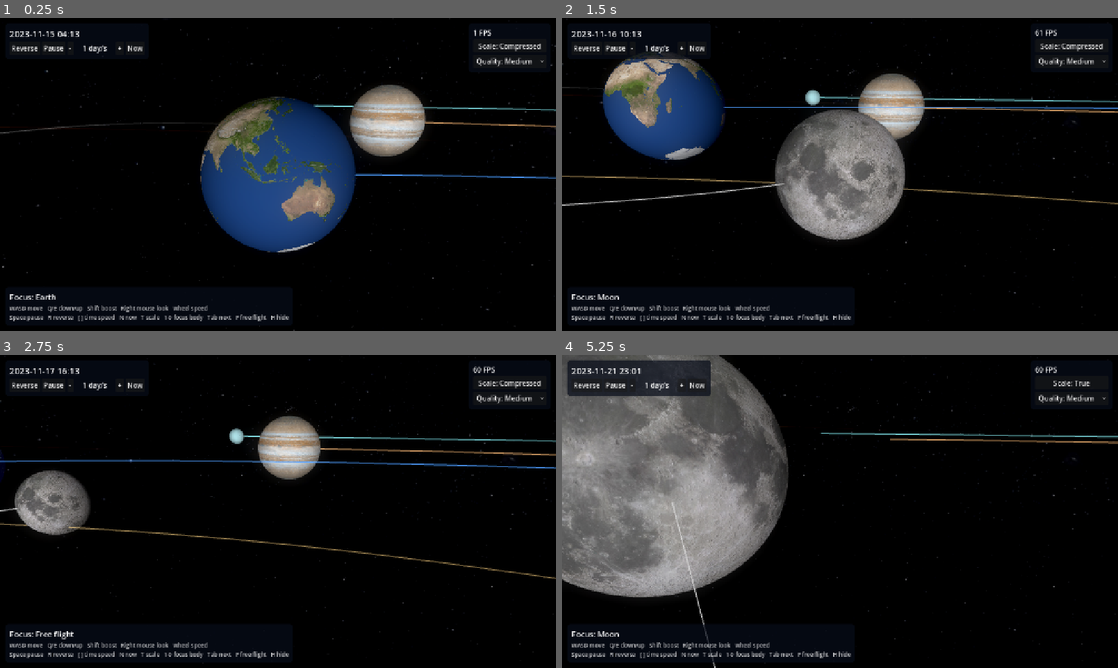
Above: before the commit, frames 1-4 (two rows, left to right).
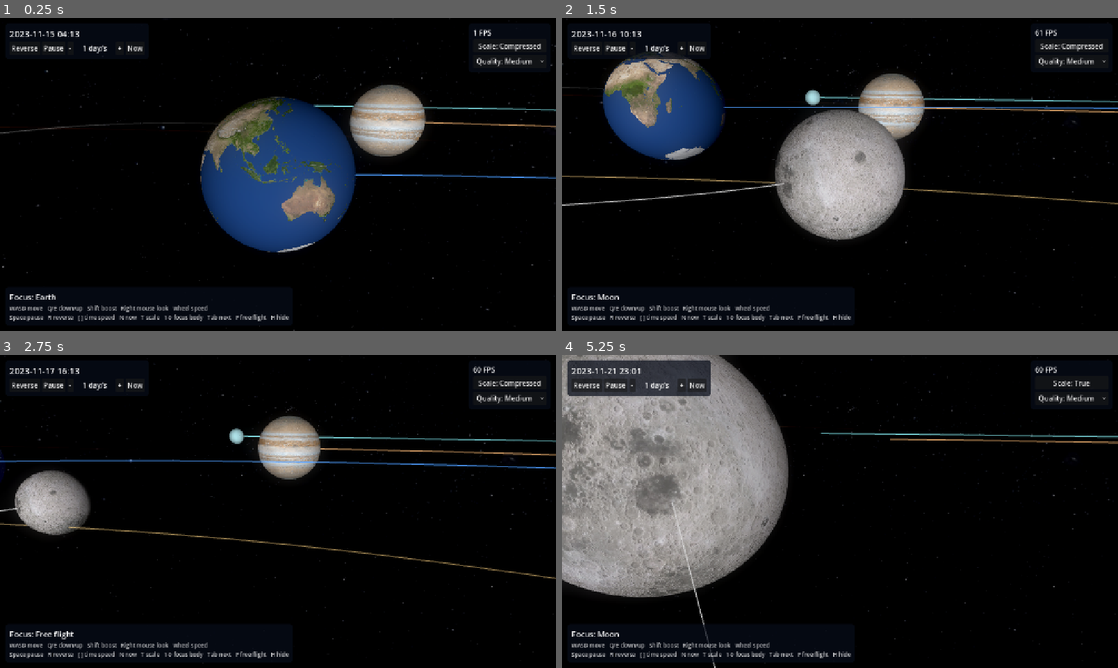
Above: after the commit, the same moments.

Repository: Ablebil/orrery
Game: Godot game, scene res://modes/explore/explore_mode.tscn
Two runs of this game, one before a commit and one after it. Both use one fixed random seed, a clock stepped at 60 frames per second and the inputs below.
Inputs (mouse positions are in pixels of both pictures, inside the frame that each line leads up to):
- Up to frame 1 (0.25 s): no input
- Up to frame 2 (1.5 s): move the mouse to (962, 158) at 0.52 s; hold D (move_right) 0.53-1.28 s; hold Shift (boost) 0.53-1.28 s; click (962, 158) at 0.67 s; move the mouse to (728, 190) at 1.27 s; hold S (move_back) from 1.28 s (still down); tap Tab (focus_next) at 1.35 s
- Up to frame 3 (2.75 s): move the mouse to (333, 442) at 2.02 s; release S (move_back) at 2.03 s; hold D (move_right) from 2.03 s (still down); hold F (focus_release) from 2.03 s (still down)
- Up to frame 4 (5.25 s): move the mouse to (812, 574) at 2.77 s; release D (move_right) at 2.78 s; release F (focus_release) at 2.78 s; hold W (move_forward) 2.78-3.53 s; tap T (scale_toggle) at 2.85 s; click (812, 574) at 2.92 s; move the mouse to (1006, 558) at 3.52 s; hold ] (time_faster) 3.53-4.28 s; hold A (move_left) 3.53-5.03 s; move the mouse to (673, 464) at 4.27 s; tap N (time_now) at 4.35 s; move the mouse to (867, 511) at 5.02 s; hold S (move_back) from 5.03 s (still down); hold [ (time_slower) from 5.03 s (still down); click (867, 511) at 5.17 s

The runs differ from the first frame. In frame 1, 0.3% of the frame differs, in the area x 63-77%, y 23-43%; in frame 2, 5.0%; in frame 3, 1.4%; in frame 4, 16%, in the area x 0-41%, y 0-78%.

Commit message:
feat(render): orient bodies using the IAU prime meridian frame

Diff:
--- a/godot/core/body_definition.gd
+++ b/godot/core/body_definition.gd
@@ -1,5 +1,9 @@
 class_name BodyDefinition
 extends RefCounted
+
+const SPHERE_TO_BODY := Basis(Vector3(0, -1, 0), Vector3(0, 0, 1), Vector3(-1, 0, 0))
+
+static var _equatorial_to_render: Basis = _build_equatorial_to_render()
 
 var id: String
 var display_name: String
@@ -40,13 +44,24 @@
 	return body
 
 
-func pole_direction() -> Vector3:
-	var ra := deg_to_rad(pole_right_ascension_deg)
-	var dec := deg_to_rad(pole_declination_deg)
-	var ecliptic := Astro.equatorial_to_ecliptic(cos(dec) * cos(ra), cos(dec) * sin(ra), sin(dec))
-	return Vector3(ecliptic[0], ecliptic[2], -ecliptic[1]).normalized()
-
-
 func spin_angle(simulation_seconds: float) -> float:
 	var days := simulation_seconds / Astro.SECONDS_PER_DAY
 	return deg_to_rad(fposmod(prime_meridian_deg + rotation_rate_deg_per_day * days, 360.0))
+
+
+func orientation(simulation_seconds: float) -> Basis:
+	var node_angle := deg_to_rad(pole_right_ascension_deg + 90.0)
+	var tilt_angle := deg_to_rad(90.0 - pole_declination_deg)
+	var equatorial := (
+		Basis(Vector3.BACK, node_angle) * Basis(Vector3.RIGHT, tilt_angle) * Basis(Vector3.BACK, spin_angle(simulation_seconds))
+	)
+	return _equatorial_to_render * equatorial * SPHERE_TO_BODY
+
+
+static func _build_equatorial_to_render() -> Basis:
+	return Basis(_render_axis(1.0, 0.0, 0.0), _render_axis(0.0, 1.0, 0.0), _render_axis(0.0, 0.0, 1.0))
+
+
+static func _render_axis(x: float, y: float, z: float) -> Vector3:
+	var ecliptic := Astro.equatorial_to_ecliptic(x, y, z)
+	return Vector3(ecliptic[0], ecliptic[2], -ecliptic[1])
--- a/godot/render/body_visual.gd
+++ b/godot/render/body_visual.gd
@@ -8,14 +8,10 @@
 
 var _mesh_instance := MeshInstance3D.new()
 var _material := ShaderMaterial.new()
-var _pole: Vector3
-var _alignment: Basis
 
 
 func _init(body: BodyDefinition) -> void:
 	definition = body
-	_pole = body.pole_direction()
-	_alignment = Basis(Quaternion(Vector3.UP, _pole))
 	_material.shader = SUN_SHADER if body.emissive else SURFACE_SHADER
 	_material.set_shader_parameter("albedo_texture", load(body.texture_path))
 	if body.night_texture_path != "":
@@ -35,8 +31,7 @@
 	_mesh_instance.mesh = sphere
 
 
-func place(camera_relative_position: Vector3, radius: float, spin: float, sun_direction: Vector3) -> void:
-	var orientation := Basis(_pole, spin) * _alignment
+func place(camera_relative_position: Vector3, radius: float, orientation: Basis, sun_direction: Vector3) -> void:
 	transform = Transform3D(orientation.scaled(Vector3.ONE * radius), camera_relative_position)
 	if not definition.emissive:
 		_material.set_shader_parameter("sun_direction", sun_direction)
--- a/godot/render/solar_system_renderer.gd
+++ b/godot/render/solar_system_renderer.gd
@@ -95,7 +95,7 @@
 		visual.place(
 			Vector3(rx, ry, rz) * shrink,
 			mapper.radius(body) * shrink,
-			body.spin_angle(simulation_seconds),
+			body.orientation(simulation_seconds),
 			sun_direction.normalized()
 		)
 		if _trails.has(body.id):
